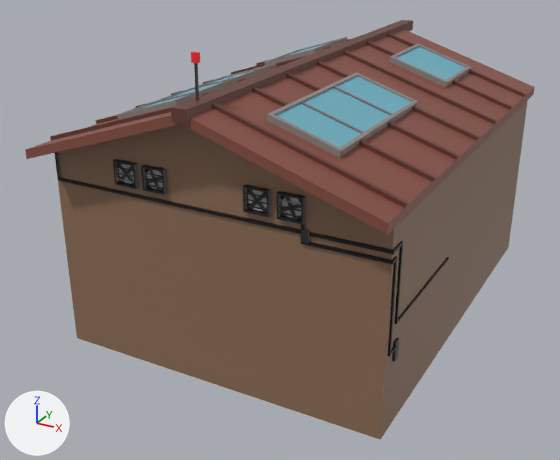
An edit to the FBX model Assets/Models/Crossing/Crossing_Buildings/Individual_Buildings/NorthWest_Warehouse_01.fbx, drawn before and after from the same camera.
One viewpoint serves both versions: a camera (50 mm lens) standing at (-0.363, 0.151, 0.285) and looking at (-0.616, 0.611, 0.056). Arrows for +X, +Y and +Z are at lower left; the lights stay in place. Where no turn or scale is listed for an object, it has been applied to the vertices. Vertices at the same position are counted once.

In view in the first picture: 'NorthWest_Warehouse_01'.
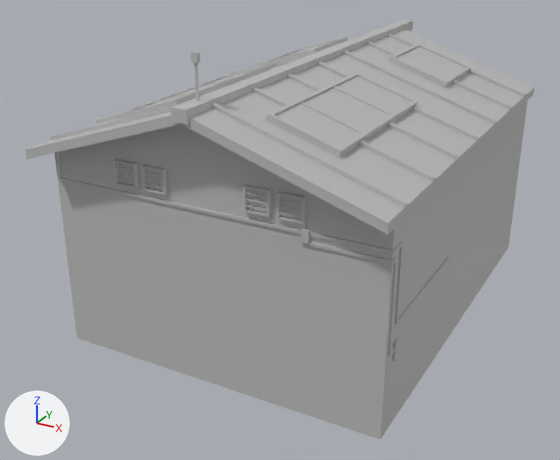
Changed parts and their boxes (x1, y1, x2, y2) in the pictures (560 x 460 px):
part 1 of me_mesh, recoloured (brown to grey): (25, 20, 535, 439) in both
part 2 of me_mesh, recoloured: (191, 51, 200, 63) in both

The change, as a diff of the scene's bpy script:
```diff
--- a/Assets/Models/Crossing/Crossing_Buildings/Individual_Buildings/NorthWest_Warehouse_01.fbx.py
+++ b/Assets/Models/Crossing/Crossing_Buildings/Individual_Buildings/NorthWest_Warehouse_01.fbx.py
@@ mat_environment_02 @@
+mat_environment_02 = principled_material('Environment_02')
+mat_environment_02.base_color = (0.5, 0.5, 0.5)  # grey #bcbcbc
@@ me_mesh @@
 me_mesh.from_pydata(...)  # 654 vertices, 520 faces; spans x -0.119..0.119, y -0.17..0.17, z -0.105..0.105
 # used by ob_northwest_warehouse_01; location = (-0.6, 0.6424, 0.1021)
+# me_mesh part 1: all 515 faces that had it switch from mat_flatcolorbase1 (picture img_plaza_02_diffuse_jpg) to mat_environment_02 (grey #bcbcbc)
+# me_mesh part 2: all 5 faces that had it switch from mat_light_illuminate1 (picture img_lights_jpg) to mat_environment_02 (grey #bcbcbc)
```
